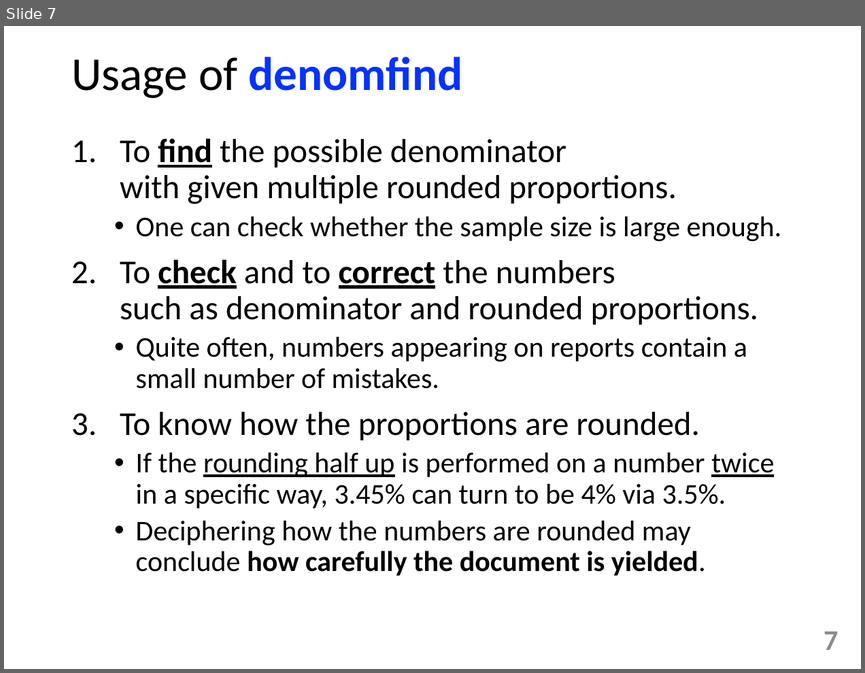
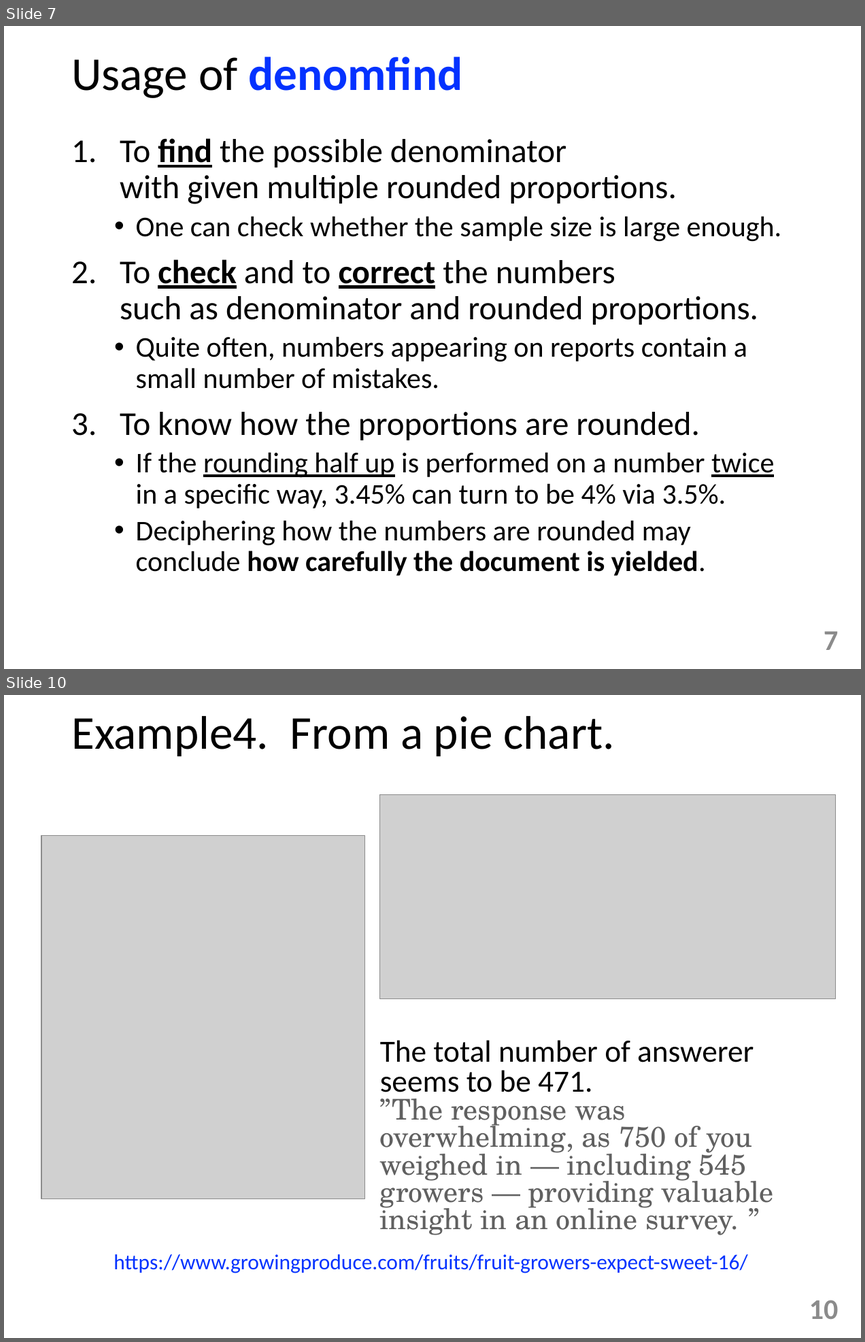
Before and after one commit to tulamili/App-denomfind, a slide deck: docs2/manipulation221022sat.pptx. Shown one above the other, each under a label of ours: slide 7 before the commit, slides 7 and 10 after it; the slides between them are not shown. The pictures are 865x673 and 865x1342 pixels, drawn with LibreOffice and Linux fonts; fonts in the diff are those of the drawing; grey boxes stand for pictures. Boxes give left, top, right and bottom in pixels: in the first picture for what was removed or moved away, otherwise in the second. Text is boxed around its words. In the diff, an @@ line names an element or a change of style, - is before the commit and + after.

```diff
--- a/docs2/manipulation221022sat.pptx
+++ b/docs2/manipulation221022sat.pptx
@@ slide 10 added at bbox=[4, 695, 861, 1338], background #FFFFFF @@
@@ title added at bbox=[71, 716, 615, 757], 39.6 pt, text #000000 @@
+Example4. From a pie chart.
@@ picture added at bbox=[379, 794, 835, 998] @@
@@ picture added at bbox=[41, 836, 364, 1199] @@
@@ text added at bbox=[380, 1040, 774, 1235], 24.1 pt, text #606060 @@
+The total number of answerer seems to be 471.
+”The response was overwhelming, as 750 of you weighed in — including 545 growers — providing valuable insight in an online survey. ”
@@ text added at bbox=[113, 1254, 747, 1273], 18 pt, text #0432FF @@
+https://www.growingproduce.com/fruits/fruit-growers-expect-sweet-16/
@@ page number added at bbox=[809, 1300, 838, 1319], 24 pt, text #8C8C8C, bold @@
+10
```
Also in this commit, not shown: 2 slides changed, 5 other slides added.
